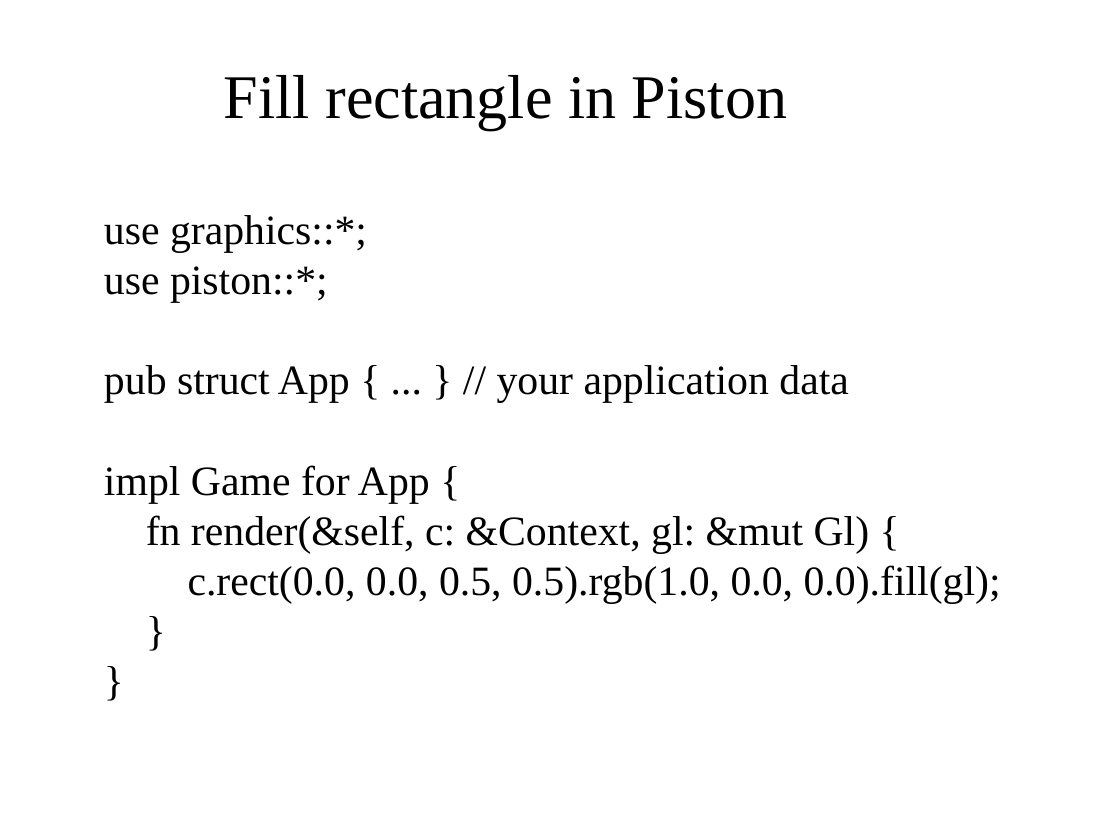
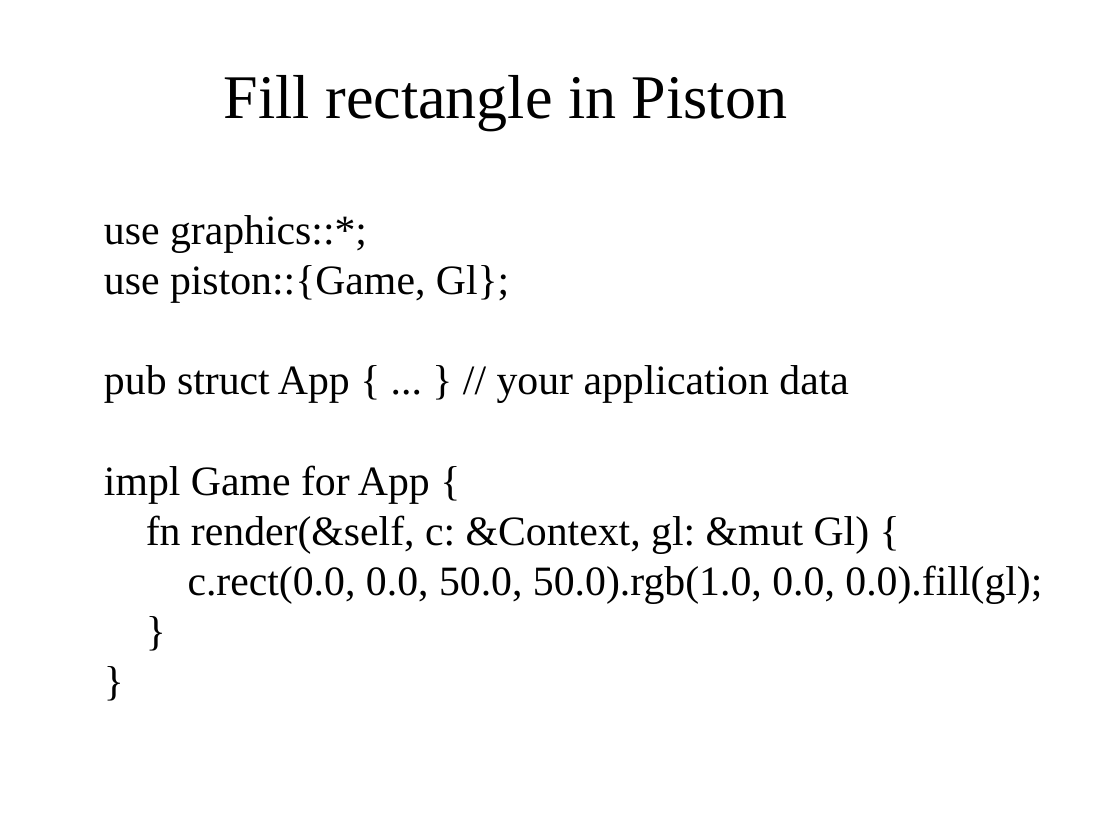
Before and after one commit to PistonDevelopers/piston, a slide deck: slide 5 of learning materials/impl Game for App.odp. Drawn at 1120x840 pixels with LibreOffice and Linux fonts; fonts in the diff are those of the drawing; background and template pictures are left out. Boxes give left, top, right and bottom in pixels: in the first picture for what was removed or moved away, otherwise in the second. Text is boxed around its words. In the diff, an @@ line names an element or a change of style, - is before the commit and + after.

Commit message:
Updated example in slides

```diff
--- a/learning materials/impl Game for App.odp
+++ b/learning materials/impl Game for App.odp
@@ text at bbox=[104, 215, 1042, 603]: text changed @@
-use graphics::*;
-use piston::*;
-pub struct App { ... } // your application data
-impl Game for App {
-fn render(&self, c: &Context, gl: &mut Gl) {
-c.rect(0.0, 0.0, 0.5, 0.5).rgb(1.0, 0.0, 0.0).fill(gl);
-}
-}
+use graphics::*;
+use piston::{Game, Gl};
+pub struct App { ... } // your application data
+impl Game for App {
+fn render(&self, c: &Context, gl: &mut Gl) {
+c.rect(0.0, 0.0, 50.0, 50.0).rgb(1.0, 0.0, 0.0).fill(gl);
+}
+}
```
